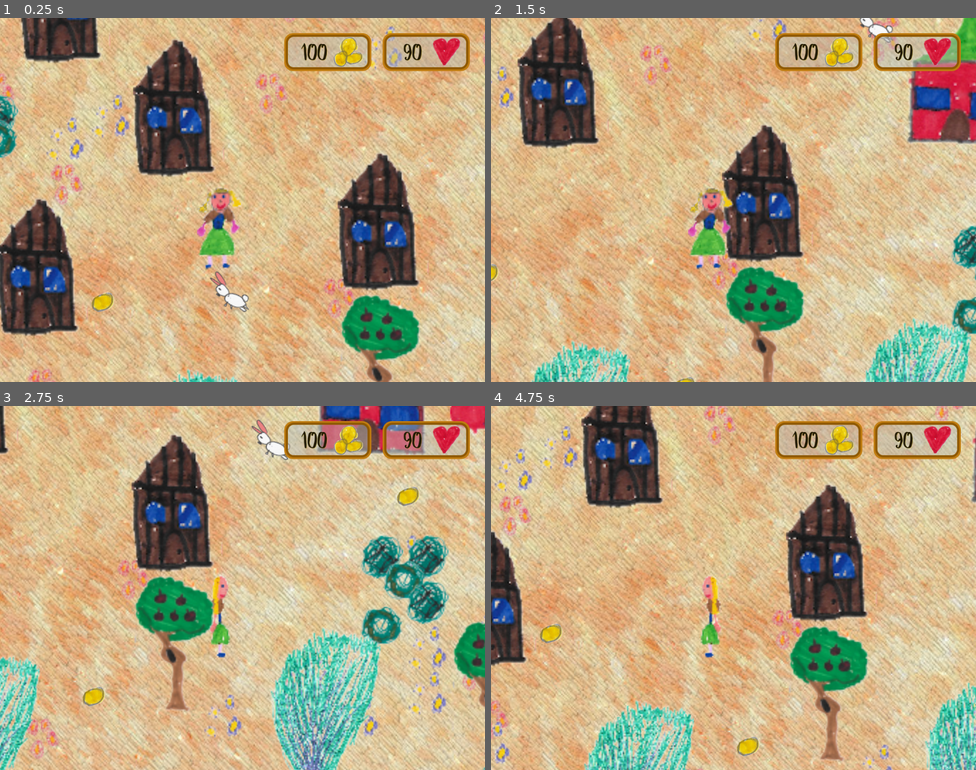
Above: before the commit, frames 1-4 (two rows, left to right).
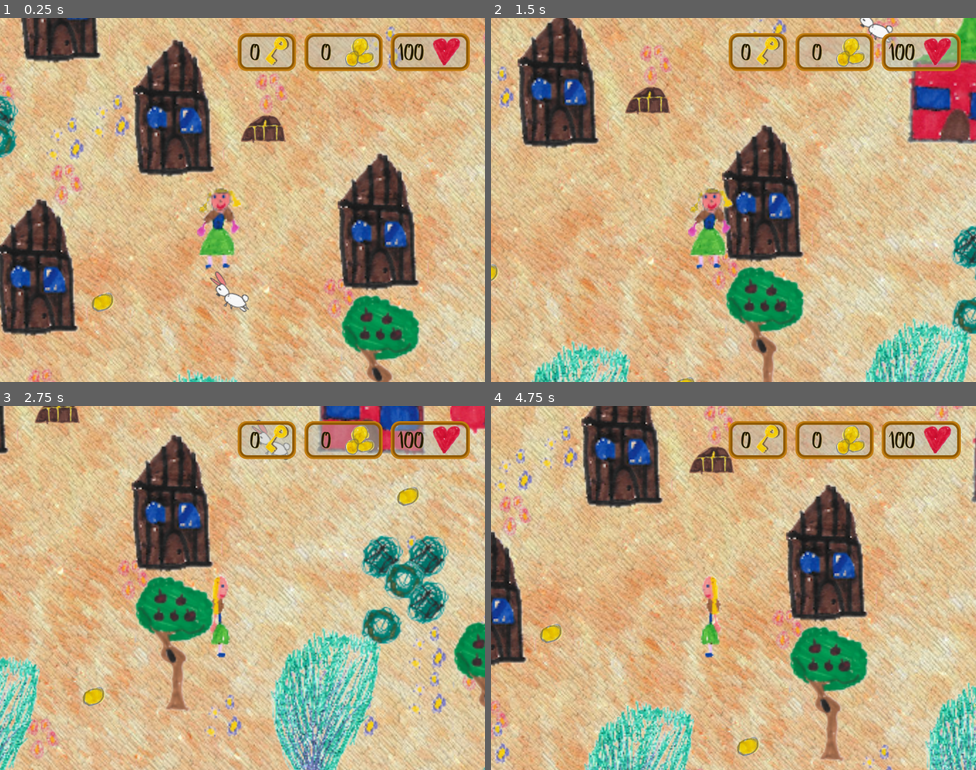
Above: after the commit, the same moments.

Repository: skadge/godot-adventures
Game: Godot game, scene res://Game.tscn
Two runs of this game, one before a commit and one after it. Both use one fixed random seed, a clock stepped at 60 frames per second and the inputs below.
Inputs:
- Up to frame 1 (0.25 s): no input
- Up to frame 2 (1.5 s): tap Enter at 0.5 s; hold Right (right) 0.53-1.28 s; hold Down (down) from 1.28 s (still down)
- Up to frame 3 (2.75 s): release Down (down) at 2.03 s; hold Right (right) from 2.03 s (still down)
- Up to frame 4 (4.75 s): release Right (right) at 2.78 s; hold Up (ui_up) 2.78-3.53 s; hold Left (left) from 3.53 s (still down)

The runs differ from the first frame. In frame 1, 2.7% of the frame differs, in the area x 49-88%, y 4-35%; in frame 2, 2.8%; in frame 3, 2.7%; in frame 4, 3.0%, in the area x 40-88%, y 4-19%.

Commit message:
Added keys and chests + fixed hot air balloon issue on Android

Diff:
--- a/2d_motion.gd
+++ b/2d_motion.gd
@@ -21,12 +21,17 @@
 signal gold_increased
 export(int) var gold = 0
 
+signal keys_tally_updated
+signal missing_key
+export(int) var keys = 0
+
 
 # Called when the node enters the scene tree for the first time.
 func _ready():
 
     start_position = position
 
+    emit_signal("keys_tally_updated", keys)
     emit_signal("gold_increased", gold)
     emit_signal("health_changed", health)
 
@@ -124,9 +129,21 @@
 
     velocity = move_and_slide(velocity)
 
+func collect_key():
+    keys += 1
+    emit_signal("keys_tally_updated", keys)
 
-func collect_gold():
-    gold += 1
+func use_key():
+    if keys >= 1:
+        keys -= 1
+        emit_signal("keys_tally_updated", keys)
+        return true
+    else:
+        emit_signal("missing_key", "[center]You need a key to open this chest![/center]")
+        return false
+
+func collect_gold(nb_gold=1):
+    gold += nb_gold
     emit_signal("gold_increased", gold)
 
 func pay_out(cost):
--- a/Game.tscn
+++ b/Game.tscn
@@ -30,6 +30,8 @@
 [ext_resource path="res://res/props/trees-sheet.png" type="Texture" id=28]
 [ext_resource path="res://res/props/castle.png" type="Texture" id=29]
 [ext_resource path="res://res/props/flag.png" type="Texture" id=30]
+[ext_resource path="res://res/props/Key.tscn" type="PackedScene" id=31]
+[ext_resource path="res://res/props/Chest.tscn" type="PackedScene" id=32]
 
 [sub_resource type="ConvexPolygonShape2D" id=1]
 points = PoolVector2Array( 0, 80, 64, 80, 64, 112, 0, 112 )
@@ -573,24 +575,27 @@
 2/navigation_offset = Vector2( 0, 0 )
 2/shape_offset = Vector2( 0, 0 )
 2/shape_transform = Transform2D( 1, 0, 0, 1, 0, 0 )
-2/shape = SubResource( 16 )
+2/shape = SubResource( 15 )
 2/shape_one_way = false
 2/shape_one_way_margin = 1.0
 2/shapes = [ {
 "autotile_coord": Vector2( 0, 0 ),
 "one_way": false,
 "one_way_margin": 1.0,
-"shape": SubResource( 16 ),
+"shape": SubResource( 15 ),
 "shape_transform": Transform2D( 1, 0, 0, 1, 0, 0 )
 } ]
 2/z_index = 0
 
-[sub_resource type="RectangleShape2D" id=15]
+[sub_resource type="RectangleShape2D" id=17]
 extents = Vector2( 121.43, 38.257 )
 
 [node name="Game" type="Node2D"]
 scale = Vector2( 3, 3 )
 script = ExtResource( 13 )
+__meta__ = {
+"_edit_horizontal_guides_": [ -268.675 ]
+}
 
 [node name="GUILayer" type="CanvasLayer" parent="."]
 
@@ -757,6 +762,37 @@
 "_editor_description_": ""
 }
 
+[node name="Keys&Chests" type="Node2D" parent="."]
+position = Vector2( -0.145992, 0.147198 )
+scale = Vector2( 0.25, 0.266662 )
+
+[node name="Key" parent="Keys&Chests" instance=ExtResource( 31 )]
+position = Vector2( 2742.43, 407.783 )
+
+[node name="Key2" parent="Keys&Chests" instance=ExtResource( 31 )]
+position = Vector2( 3133.99, 1770.92 )
+
+[node name="Key3" parent="Keys&Chests" instance=ExtResource( 31 )]
+position = Vector2( 1412.33, 3475.11 )
+
+[node name="Key4" parent="Keys&Chests" instance=ExtResource( 31 )]
+position = Vector2( 3634.53, 5406.52 )
+
+[node name="Chest" parent="Keys&Chests" instance=ExtResource( 32 )]
+position = Vector2( 1092.58, 822.649 )
+
+[node name="Chest2" parent="Keys&Chests" instance=ExtResource( 32 )]
+position = Vector2( 3602.92, 4589.24 )
+
+[node name="Chest5" parent="Keys&Chests" instance=ExtResource( 32 )]
+position = Vector2( 5130.17, 4359.13 )
+
+[node name="Chest3" parent="Keys&Chests" instance=ExtResource( 32 )]
+position = Vector2( 9482.25, 2813.64 )
+
+[node name="Chest4" parent="Keys&Chests" instance=ExtResource( 32 )]
+position = Vector2( 10830.3, 4726.17 )
+
 [node name="Coins" type="Node2D" parent="."]
 
 [node name="Coin" parent="Coins" groups=[
@@ -1154,8 +1190,6 @@
 
 [node name="Player" parent="Items" instance=ExtResource( 3 )]
 position = Vector2( 44.9153, 128.147 )
-health = 90
-gold = 100
 
 [node name="HotAirBalloon" parent="Items" instance=ExtResource( 16 )]
 position = Vector2( 1496, 1298.67 )
@@ -1184,5 +1218,7 @@
 [connection signal="dead" from="Items/Player" to="GUILayer/Interface" method="_on_death"]
 [connection signal="gold_increased" from="Items/Player" to="GUILayer/Interface" method="_on_Player_gold_increased"]
 [connection signal="health_changed" from="Items/Player" to="GUILayer/Interface" method="_on_Player_health_changed"]
+[connection signal="keys_tally_updated" from="Items/Player" to="GUILayer/Interface" method="_on_Player_keys_tally_updated"]
+[connection signal="missing_key" from="Items/Player" to="GUILayer/Interface" method="on_msg"]
 
 [editable path="Items/Snowcat"]
--- a/Interface.tscn
+++ b/Interface.tscn
@@ -13,6 +13,7 @@
 [ext_resource path="res://res/interface/left_arrow.png" type="Texture" id=11]
 [ext_resource path="res://res/interface/64px_placeholder.png" type="Texture" id=12]
 [ext_resource path="res://res/interface/up_arrow.png" type="Texture" id=13]
+[ext_resource path="res://res/interface/KeyCounter.tscn" type="PackedScene" id=14]
 
 [sub_resource type="Animation" id=1]
 resource_name = "DisplayMainMsg"
@@ -39,7 +40,7 @@
 [node name="HealthCounter" parent="." instance=ExtResource( 8 )]
 anchor_left = 1.0
 anchor_right = 1.0
-margin_left = -216.0
+margin_left = -199.0
 margin_top = 32.0
 margin_right = -32.0
 margin_bottom = 112.0
@@ -47,9 +48,17 @@
 [node name="GoldCounter" parent="." instance=ExtResource( 1 )]
 anchor_left = 1.0
 anchor_right = 1.0
-margin_left = -424.0
-margin_top = 32.0
-margin_right = -240.0
+margin_left = -381.0
+margin_top = 32.0
+margin_right = -216.0
+margin_bottom = 112.0
+
+[node name="KeyCounter" parent="." instance=ExtResource( 14 )]
+anchor_left = 1.0
+anchor_right = 1.0
+margin_left = -522.0
+margin_top = 32.0
+margin_right = -399.0
 margin_bottom = 112.0
 
 [node name="Inventory" type="NinePatchRect" parent="."]
--- a/project.godot
+++ b/project.godot
@@ -28,6 +28,8 @@
 
 config/name="Dragons' Eggs Tale"
 run/main_scene="res://Game.tscn"
+boot_splash/image="res://icon.png"
+boot_splash/fullsize=false
 config/icon="res://icon.png"
 
 [display]
--- a/res/interface/HealthCounter.tscn
+++ b/res/interface/HealthCounter.tscn
@@ -4,6 +4,11 @@
 [ext_resource path="res://res/interface/heart.png" type="Texture" id=2]
 
 [node name="HealthCounter" instance=ExtResource( 1 )]
+margin_right = 154.0
 
 [node name="Icon" parent="." index="0"]
 texture = ExtResource( 2 )
+
+[node name="Label" parent="." index="1"]
+margin_left = 3.0
+margin_right = 82.0
--- a/res/interface/Interface.gd
+++ b/res/interface/Interface.gd
@@ -52,6 +52,9 @@
 func resize_inventory_bg():
     $Inventory.rect_size.x = $Inventory/HBox.rect_size.x + 60
 
+func _on_Player_keys_tally_updated(keys):
+    $KeyCounter/Label.text = str(keys)
+
 func _on_Player_gold_increased(gold):
     $GoldCounter/Label.text = str(gold)
 
@@ -105,3 +108,8 @@
         $MainMsg/Label.bbcode_text = "[center][color=red][wave amp=50 freq=2]You fainted![/wave][/color][/center]\nThe Village elder took you back to the village, but you've lost your gold."
         $AnimationPlayer.playback_speed = 0.5
         $AnimationPlayer.play("DisplayMainMsg")
+
+func on_msg(msg):
+        $MainMsg/Label.bbcode_text = msg
+        $AnimationPlayer.playback_speed = 1
+        $AnimationPlayer.play("DisplayMainMsg")
--- /dev/null
+++ b/res/interface/KeyCounter.tscn
@@ -0,0 +1,19 @@
+[gd_scene load_steps=3 format=2]
+
+[ext_resource path="res://res/interface/Counter.tscn" type="PackedScene" id=1]
+[ext_resource path="res://res/props/key.png" type="Texture" id=2]
+
+[node name="KeyCounter" instance=ExtResource( 1 )]
+margin_left = 59.0
+
+[node name="Icon" parent="." index="0"]
+margin_left = -75.0
+margin_top = 11.0
+margin_right = -11.0
+margin_bottom = 44.0
+rect_rotation = -51.8
+texture = ExtResource( 2 )
+
+[node name="Label" parent="." index="1"]
+margin_right = 57.0
+text = "9"
--- a/res/interface/gold/GoldCounter.tscn
+++ b/res/interface/gold/GoldCounter.tscn
@@ -3,3 +3,9 @@
 [ext_resource path="res://res/interface/Counter.tscn" type="PackedScene" id=1]
 
 [node name="GoldCounter" instance=ExtResource( 1 )]
+margin_left = 24.0
+
+[node name="Label" parent="." index="1"]
+margin_left = 8.0
+margin_right = 84.0
+text = "100"
--- /dev/null
+++ b/res/props/Chest.gd
@@ -0,0 +1,29 @@
+extends Area2D
+
+
+onready var interface  = get_tree().root.get_node("Game/GUILayer/Interface")
+
+export(bool) var is_open = false
+
+signal chest_opened
+
+var content_gold = 5
+
+var rng = RandomNumberGenerator.new()
+
+func _ready():
+    rng.randomize()
+    content_gold = rng.randi_range(3,10)
+
+    connect("chest_opened", interface, "on_msg")
+
+func _on_chest_touched(body):
+    if body.get_name() == "Player":
+
+        if not is_open:
+            is_open = body.use_key()
+
+            if is_open:
+                emit_signal("chest_opened", "You open the chest:\n[center][wave amp=50 freq=2]It contains " + str(content_gold) + " gold coins![/wave][/center]")
+                body.collect_gold(content_gold)
+                $Sprite.texture = load("res://res/props/chest_open.png")
--- /dev/null
+++ b/res/props/Chest.tscn
@@ -0,0 +1,30 @@
+[gd_scene load_steps=5 format=2]
+
+[ext_resource path="res://res/props/chest.png" type="Texture" id=1]
+[ext_resource path="res://res/props/Chest.gd" type="Script" id=2]
+
+[sub_resource type="CircleShape2D" id=1]
+radius = 74.211
+
+[sub_resource type="CircleShape2D" id=2]
+radius = 43.7845
+
+[node name="Chest" type="Area2D"]
+position = Vector2( -2.0966, -1.85089 )
+script = ExtResource( 2 )
+
+[node name="Sprite" type="Sprite" parent="."]
+position = Vector2( -0.435844, -37.5172 )
+scale = Vector2( 2, 2 )
+texture = ExtResource( 1 )
+
+[node name="CollisionShape2D" type="CollisionShape2D" parent="."]
+position = Vector2( 1.93175, -7.40501 )
+shape = SubResource( 1 )
+
+[node name="StaticBody2D" type="StaticBody2D" parent="."]
+
+[node name="CollisionShape2D" type="CollisionShape2D" parent="StaticBody2D"]
+position = Vector2( 4.5074, -7.08306 )
+shape = SubResource( 2 )
+[connection signal="body_entered" from="." to="." method="_on_chest_touched"]
--- a/res/props/HotAirBalloon.gd
+++ b/res/props/HotAirBalloon.gd
@@ -3,7 +3,6 @@
 onready var root = get_tree().root
 onready var hotAirBalloonButton  = root.get_node("Game/GUILayer/Interface/Inventory/HBox/HotAirBalloonButton")
 onready var playerButton  = root.get_node("Game/GUILayer/Interface/Inventory/HBox/PlayerButton")
-
 
 export (int) var base_speed = 500
 
@@ -17,6 +16,15 @@
 
 # Called when the node enters the scene tree for the first time.
 func _ready():
+
+    var interface = root.get_node("Game/GUILayer/Interface")
+
+    interface.connect("up", self, "_on_up")
+    interface.connect("down", self, "_on_down")
+    interface.connect("left", self, "_on_left")
+    interface.connect("right", self, "_on_right")
+    interface.connect("direction_btns_released", self, "_on_release_direction_btns")
+
     hotAirBalloonButton.connect("pressed", self, "_activate")
     playerButton.connect("pressed", self, "_deactivate")
 
@@ -70,12 +78,33 @@
         velocity.y -= 1
     velocity = velocity.normalized() * speed
 
+func _on_right():
+    velocity.x = 1
+    velocity = velocity.normalized() * speed
+
+func _on_left():
+    velocity.x = -1
+    velocity = velocity.normalized() * speed
+
+func _on_up():
+    velocity.y = -1
+    velocity = velocity.normalized() * speed
+
+func _on_down():
+    velocity.y = 1
+    velocity = velocity.normalized() * speed
+
+func _on_release_direction_btns():
+    velocity = Vector2()
+
 
 func _physics_process(delta):
 
     if not active:
         return
 
-    get_input()
+    if OS.get_name() != "Android":
+        get_input()
+
 
     velocity = move_and_slide(velocity)
--- /dev/null
+++ b/res/props/Key.gd
@@ -0,0 +1,11 @@
+extends Area2D
+
+
+func _ready():
+    pass # Replace with function body.
+
+
+func _on_key_touched(body):
+    if body.get_name() == "Player":
+        body.collect_key()
+        get_parent().remove_child(self)
--- /dev/null
+++ b/res/props/Key.tscn
@@ -0,0 +1,24 @@
+[gd_scene load_steps=4 format=2]
+
+[ext_resource path="res://res/props/key.png" type="Texture" id=1]
+[ext_resource path="res://res/props/Key.gd" type="Script" id=2]
+
+[sub_resource type="RectangleShape2D" id=1]
+extents = Vector2( 32.7141, 12.4371 )
+
+[node name="Key" type="Area2D"]
+position = Vector2( -1.49219, -0.0937347 )
+script = ExtResource( 2 )
+__meta__ = {
+"_edit_group_": true
+}
+
+[node name="Sprite" type="Sprite" parent="."]
+position = Vector2( 0.583961, -0.644608 )
+rotation = -0.542797
+texture = ExtResource( 1 )
+
+[node name="CollisionShape2D" type="CollisionShape2D" parent="."]
+rotation = -0.568977
+shape = SubResource( 1 )
+[connection signal="body_entered" from="." to="." method="_on_key_touched"]
Not shown: 4 places in Game.tscn that only renumber resources
Not shown: 1 places in Interface.tscn that only renumber resources
Binary file changed: icon.png
Binary file added: res/props/chest.png
Not shown, added: res/props/chest.png.import
Binary file added: res/props/chest_open.png
Not shown, added: res/props/chest_open.png.import
Binary file added: res/props/key.png
Not shown, added: res/props/key.png.import
